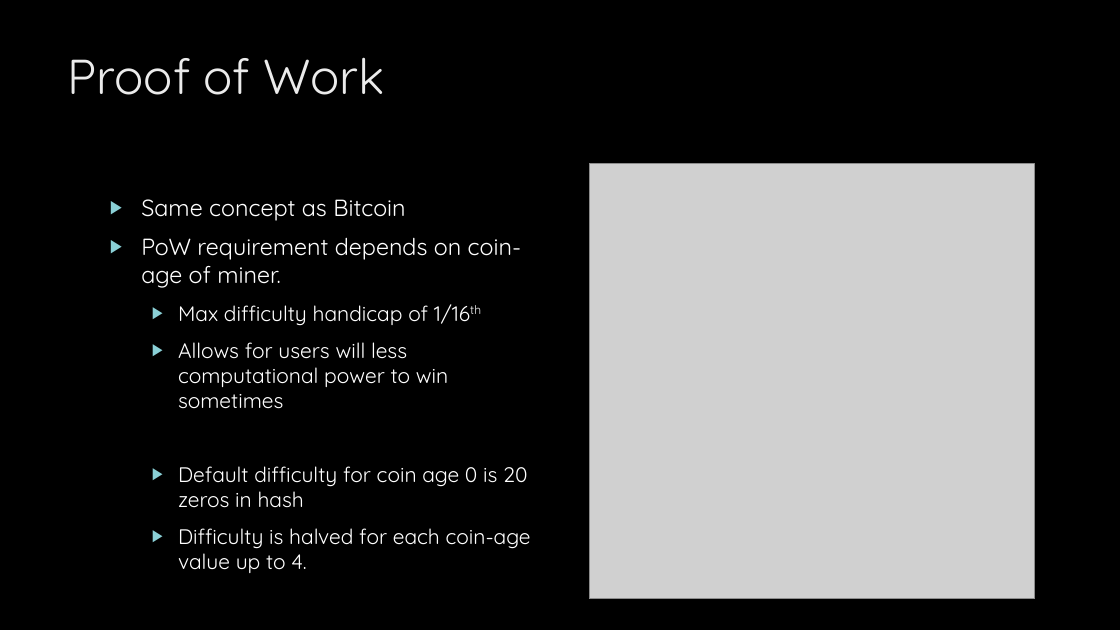
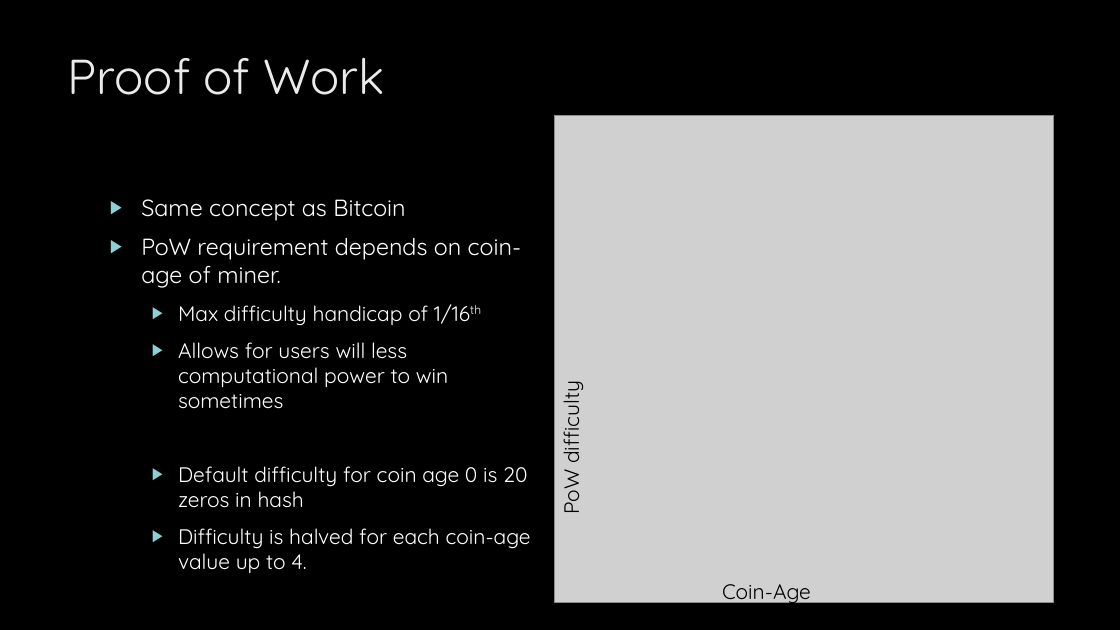
Before and after one commit to toep/FairCoin, a slide deck: slide 6 of Presentation.pptx. Drawn at 1120x630 pixels with LibreOffice and Linux fonts; fonts in the diff are those of the drawing; grey boxes stand for pictures; background and template pictures are left out. Boxes give left, top, right and bottom in pixels: in the first picture for what was removed or moved away, otherwise in the second. Text is boxed around its words. In the diff, an @@ line names an element or a change of style, - is before the commit and + after.

```diff
--- a/Presentation.pptx
+++ b/Presentation.pptx
@@ picture: place and size @@
-picture at box(589, 164, 1035, 599)
+picture at box(555, 115, 1054, 602)
@@ text added at box(554, 389, 585, 514), 18 pt, text #000000 @@
+PoW difficulty
@@ text added at box(722, 584, 811, 604), 18 pt, text #000000 @@
+Coin-Age
```
Also in this commit, not shown: 3 other slides changed, 1 slide removed.
